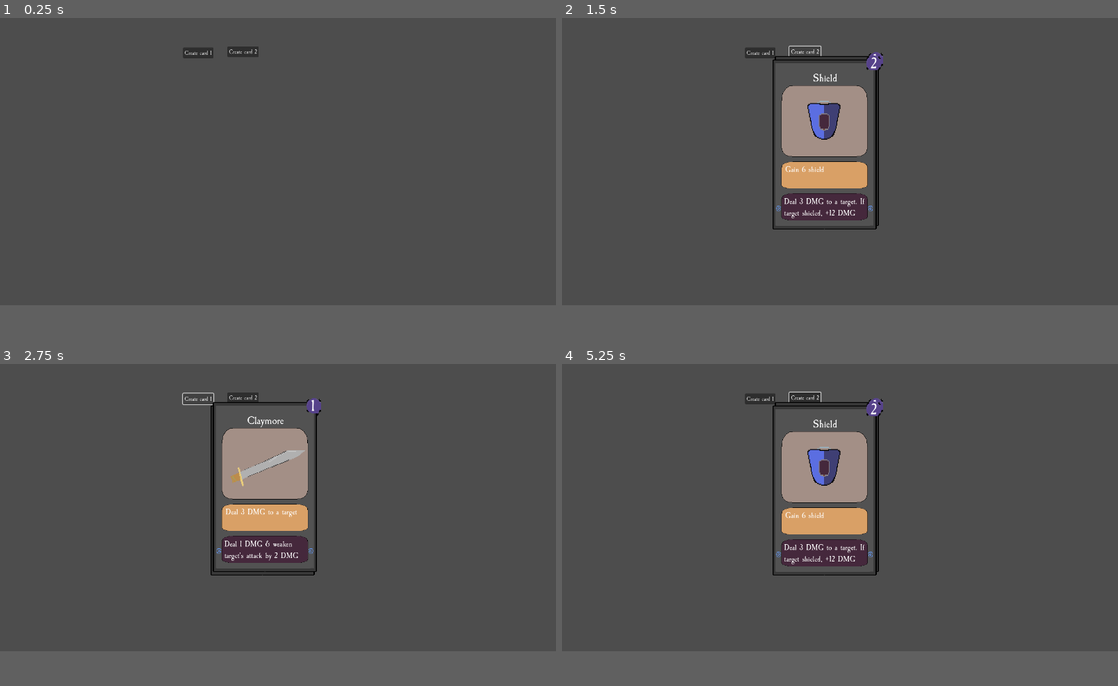
Above: before the commit, frames 1-4 (two rows, left to right).
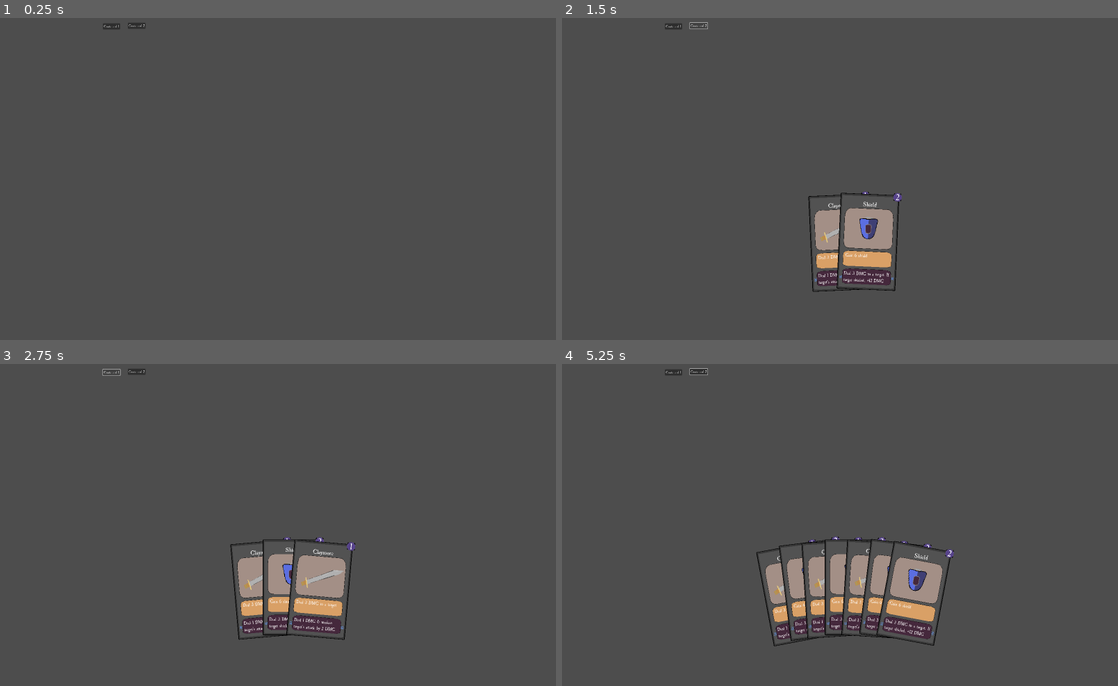
Above: after the commit, the same moments.

Repository: n0x1/Cardtrick
Game: Godot game, scene res://scenes/deck_hand.tscn
Two runs of this game, one before a commit and one after it. Both use one fixed random seed, a clock stepped at 60 frames per second and the inputs below.
Inputs (mouse positions are in pixels of both pictures, inside the frame that each line leads up to):
- Up to frame 1 (0.25 s): no input
- Up to frame 2 (1.5 s): click "Create card 1" at 0.5 s; click "Create card 2" at 1.25 s
- Up to frame 3 (2.75 s): click "Create card 1" at 2 s
- Up to frame 4 (5.25 s): click "Create card 2" at 2.75 s; click "Create card 1" at 3.5 s; click "Create card 2" at 4.25 s; tap Enter at 5 s; move the mouse to (962, 479) at 5.02 s; click (962, 479) at 5.17 s
In our replay, the window is 800x450 before the commit and 800x500 after it. These sizes can differ from the game's own. Grey fills any space a smaller window leaves; there, only what the larger window draws over its background counts as a difference.

The runs differ from the first frame. In frame 1, 0.4% of the frame differs, in the area x 18-47%, y 1-13%; in frame 2, 9.5%; in frame 3, 10%; in frame 4, 12%, in the area x 18-71%, y 1-88%.

Commit message:
deck more

Diff:
--- a/project.godot
+++ b/project.godot
@@ -11,20 +11,29 @@
 [application]
 
 config/name="Loopholes"
+config/description="Cardtrick"
 run/main_scene="res://scenes/deck_hand.tscn"
 config/features=PackedStringArray("4.2", "Forward Plus")
 config/icon="res://icon.svg"
 
 [display]
 
-window/size/viewport_width=1440
-window/size/viewport_height=810
+window/size/viewport_width=2560
+window/size/viewport_height=1600
 window/stretch/mode="viewport"
 
 [gui]
 
 theme/custom_font="res://sprites/CaslonAntique.ttf"
 
+[input]
+
+mouse_click={
+"deadzone": 0.5,
+"events": [Object(InputEventMouseButton,"resource_local_to_scene":false,"resource_name":"","device":-1,"window_id":0,"alt_pressed":false,"shift_pressed":false,"ctrl_pressed":false,"meta_pressed":false,"button_mask":0,"position":Vector2(0, 0),"global_position":Vector2(0, 0),"factor":1.0,"button_index":1,"canceled":false,"pressed":false,"double_click":false,"script":null)
+]
+}
+
 [rendering]
 
 textures/canvas_textures/default_texture_filter=0
--- a/scenes/Card.tscn
+++ b/scenes/Card.tscn
@@ -1,9 +1,12 @@
-[gd_scene load_steps=5 format=3 uid="uid://sho53lxaepy6"]
+[gd_scene load_steps=6 format=3 uid="uid://sho53lxaepy6"]
 
 [ext_resource type="Script" path="res://scripts/Card.gd" id="1_74co5"]
 [ext_resource type="Texture2D" uid="uid://cwvl0smgd7bwe" path="res://sprites/CardImages/BaseCard.png" id="1_vt7m0"]
 [ext_resource type="Texture2D" uid="uid://sd8qi8ew5vwc" path="res://sprites/CardImages/Mana.png" id="2_gvdyr"]
 [ext_resource type="FontFile" uid="uid://cdnrutcvac7fd" path="res://sprites/CaslonAntique.ttf" id="3_r0xo3"]
+
+[sub_resource type="RectangleShape2D" id="RectangleShape2D_ljruh"]
+size = Vector2(257, 441)
 
 [node name="Card" type="Node2D"]
 position = Vector2(174, 253)
@@ -12,6 +15,7 @@
 PlayDescription = "Newdesc"
 ThrowDescription = "newdesc"
 CardCost = 3
+Thrown = null
 
 [node name="BaseCard" type="Sprite2D" parent="."]
 texture = ExtResource("1_vt7m0")
@@ -27,11 +31,12 @@
 [node name="CostLabel" type="Label" parent="CostDisplay"]
 offset_left = -8.0
 offset_top = -22.0
-offset_right = 43.0
+offset_right = 9.0
 offset_bottom = 28.0
 theme_override_fonts/font = ExtResource("3_r0xo3")
 theme_override_font_sizes/font_size = 40
 text = "3"
+horizontal_alignment = 1
 metadata/_edit_use_anchors_ = true
 
 [node name="CardName" type="Node2D" parent="."]
@@ -72,3 +77,13 @@
 [node name="CardImageSprite" type="Sprite2D" parent="CardImage"]
 position = Vector2(6, -41)
 scale = Vector2(1.45, 1.65)
+
+[node name="Area2D" type="Area2D" parent="."]
+
+[node name="CollisionShape2D" type="CollisionShape2D" parent="Area2D"]
+position = Vector2(-0.5, -5.5)
+shape = SubResource("RectangleShape2D_ljruh")
+
+[connection signal="input_event" from="Area2D" to="." method="_on_area_2d_input_event"]
+[connection signal="mouse_entered" from="Area2D" to="." method="_on_area_2d_mouse_entered"]
+[connection signal="mouse_exited" from="Area2D" to="." method="_on_area_2d_mouse_exited"]
--- a/scenes/cards/claymore.tscn
+++ b/scenes/cards/claymore.tscn
@@ -6,14 +6,15 @@
 [node name="Claymore" type="Node2D"]
 
 [node name="Card" parent="." node_paths=PackedStringArray("CardImage") instance=ExtResource("1_nk760")]
-position = Vector2(10.7501, 54.4375)
+position = Vector2(3.7501, -204.562)
 CardName = "Claymore"
 PlayDescription = "Deal 3 DMG to a target"
 ThrowDescription = "Deal 1 DMG & weaken target's attack by 2 DMG"
 CardCost = 1
 CardImage = NodePath("../CardImage")
+Thrown = null
 
 [node name="CardImage" type="Sprite2D" parent="."]
-position = Vector2(21.75, 14.4375)
+position = Vector2(14.75, -244.562)
 scale = Vector2(1.5275, 1.98875)
 texture = ExtResource("2_nfp3l")
--- a/scenes/cards/shield.tscn
+++ b/scenes/cards/shield.tscn
@@ -6,13 +6,14 @@
 [node name="Shield" type="Node2D"]
 
 [node name="Card" parent="." instance=ExtResource("1_s8gng")]
-position = Vector2(4.74976, 63)
+position = Vector2(5.74975, -209)
 CardName = "Shield"
 PlayDescription = "Gain 6 shield"
 ThrowDescription = "Deal 3 DMG to a target. If target shieled, +12 DMG"
 CardCost = 2
+Thrown = null
 
 [node name="CardImage" type="Sprite2D" parent="."]
-position = Vector2(3.74976, -2)
+position = Vector2(4.74975, -274)
 scale = Vector2(2.02734, 2.65625)
 texture = ExtResource("2_i111m")
--- a/scenes/deck_hand.tscn
+++ b/scenes/deck_hand.tscn
@@ -1,14 +1,15 @@
-[gd_scene load_steps=2 format=3 uid="uid://bnj8i1ngctqf2"]
+[gd_scene load_steps=3 format=3 uid="uid://bnj8i1ngctqf2"]
 
 [ext_resource type="Script" path="res://scripts/deck_hand.gd" id="1_2mqh6"]
+[ext_resource type="PackedScene" uid="uid://bnjvy5dftqqlh" path="res://scenes/hand.tscn" id="2_sxecu"]
 
 [node name="DeckHand" type="Node2D"]
 script = ExtResource("1_2mqh6")
 
 [node name="CanvasLayer" type="CanvasLayer" parent="."]
 
-[node name="Spawn" type="Node2D" parent="CanvasLayer"]
-position = Vector2(675, 331)
+[node name="Hand" parent="CanvasLayer" instance=ExtResource("2_sxecu")]
+position = Vector2(1339, 2635)
 
 [node name="Button" type="Button" parent="."]
 offset_left = 474.0
--- a/scenes/hand.tscn
+++ b/scenes/hand.tscn
@@ -4,17 +4,19 @@
 [ext_resource type="PackedScene" uid="uid://cy3ekvhyb2xuh" path="res://scenes/cards/claymore.tscn" id="2_02huh"]
 
 [sub_resource type="CircleShape2D" id="CircleShape2D_8jjgy"]
-radius = 1000.0
+radius = 1280.0
 
 [node name="Hand" type="Node2D"]
 script = ExtResource("1_pqryc")
-hand_radius = 1000
+hand_radius = 1280
 card_angle = -43.0
+angle_limit = 25.0
+max_card_spread_angle = 5.0
 
 [node name="DebugShape" type="CollisionShape2D" parent="."]
 shape = SubResource("CircleShape2D_8jjgy")
 
 [node name="test_card" parent="." instance=ExtResource("2_02huh")]
 visible = false
-position = Vector2(731.354, -681.998)
+position = Vector2(936, -872)
 rotation = 0.820305
--- a/scripts/Card.gd
+++ b/scripts/Card.gd
@@ -7,10 +7,14 @@
 @export var CardCost: int = 1
 @export var CardImage: Sprite2D
 
+@export var Thrown: bool = false # implement this later vv, ThrowDescription only shows when true
+
 @onready var CostLabel: Label = $CostDisplay/CostLabel
 @onready var NameLabel: Label = $CardName/NameLabel
 @onready var PlayDescLabel: Label = $PlayDescription
 @onready var ThrowDescLabel: Label = $ThrowDescription
+
+# throw description only shows after thrown
 
 func _ready():
 	set_card_values(CardCost, CardName, PlayDescription, ThrowDescription)
@@ -45,3 +49,16 @@
 # Called every frame. 'delta' is the elapsed time since the previous frame.
 func _process(delta):
 	_update_graphics()
+
+
+
+
+func _on_area_2d_mouse_entered():
+	pass # Replace with function body.
+
+func _on_area_2d_mouse_exited():
+	pass # Replace with function body.
+
+
+func _on_area_2d_input_event(viewport, event, shape_idx):
+	pass # Replace with function body.
--- a/scripts/Hand.gd
+++ b/scripts/Hand.gd
@@ -1,8 +1,10 @@
 @tool
 class_name Hand extends Node2D
 
-@export var hand_radius: int = 100
+@export var hand_radius: int = 1
 @export var card_angle: float = -90
+@export var angle_limit: float = 75 #25
+@export var max_card_spread_angle: float = 180 # 5
 
 
 @onready var test_card = $test_card #test
@@ -13,10 +15,26 @@
 
 func add_card(card: Node2D):
 	hand.push_back(card)
+	add_child(card)
+	reposition_cards()
+	print(hand)
+
+func remove_card(index: int):
+	var removing_card = hand[index]
+	hand.remove_at(index)
+	remove_child(removing_card)
+	reposition_cards()
+	return removing_card
+
+
 
 func reposition_cards():
+	var card_spread = min(angle_limit / hand.size(), max_card_spread_angle)
+	var current_angle = -(card_spread * (hand.size() - 1))/2 - 90
 	for card in hand :
-		pass
+		_update_card_transform(card, current_angle)
+		current_angle += card_spread
+
 
 
 
@@ -24,10 +42,11 @@
 	var x: float = hand_radius * cos(deg_to_rad(angle_in_deg))
 	var y: float = hand_radius * sin(deg_to_rad(angle_in_deg))
 
-	return Vector2(x, y)
+	return Vector2(int(x), int(y))
 
-func _card_transform_update(card: Node2D, angle_in_drag: float):
-	pass
+func _update_card_transform(card: Node2D, angle_in_drag: float):
+	card.set_position(get_card_position(angle_in_drag))
+	card.set_rotation(deg_to_rad(angle_in_drag+90))
 
 
 # Called when the node enters the scene tree for the first time.
--- a/scripts/deck_hand.gd
+++ b/scripts/deck_hand.gd
@@ -1,10 +1,10 @@
 extends Node2D
 
 
-@onready var SpawnPoint = $CanvasLayer/Spawn
 @onready var claymore_card_scene: PackedScene = preload("res://scenes/cards/claymore.tscn")
 @onready var shield_card_scene: PackedScene = preload("res://scenes/cards/shield.tscn")
 
+@onready var hand = $CanvasLayer/Hand
 # Called when the node enters the scene tree for the first time.
 func _ready():
 	pass # Replace with function body.
@@ -17,10 +17,9 @@
 
 func _on_button_pressed():
 	var claymore_card = claymore_card_scene.instantiate()
-	SpawnPoint.add_child(claymore_card)
-
+	hand.add_card(claymore_card)
 
 
 func _on_button_2_pressed():
 	var shield_card = shield_card_scene.instantiate()
-	SpawnPoint.add_child(shield_card)
+	hand.add_card(shield_card)
